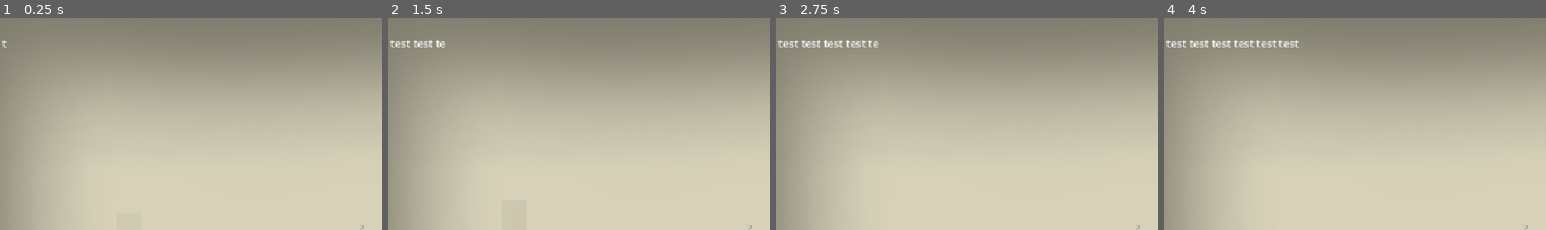
Above: before the commit, frames 1-4 (left to right).
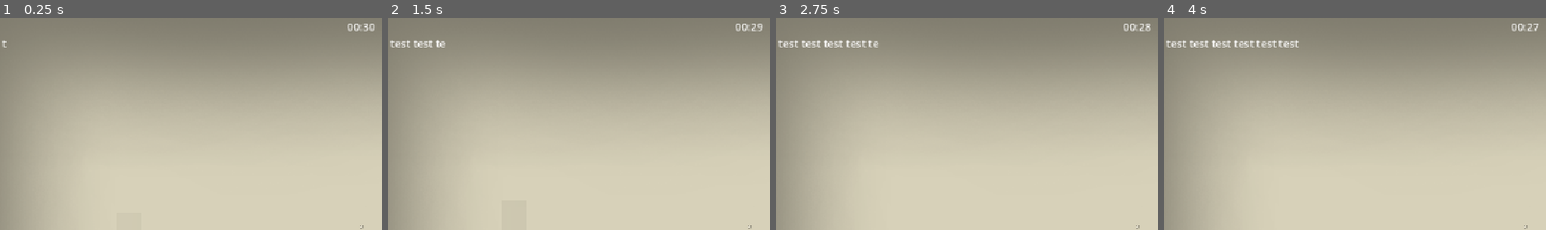
Above: after the commit, the same moments.

Repository: he21123/gj-esa
Game: Godot game, scene res://Szenen/node_3d.tscn
Two runs of this game, one before a commit and one after it. Both use one fixed random seed, a clock stepped at 60 frames per second and the inputs below.
Inputs (mouse positions are % of the whole screen's width and height, from its top left):
- Up to frame 1 (0.25 s): no input
- Up to frame 2 (1.5 s): tap Enter at 0.5 s; move the mouse to (55, 49) at 0.52 s; hold C (crouching) 0.53-1.28 s; hold W (move_forward) from 0.53 s (still down); tap Space at 1.25 s; move the mouse to (45, 50) at 1.27 s; tap C (crouching) at 1.35 s
- Up to frame 3 (2.75 s): keep holding W (move_forward); move the mouse to (52, 48) at 2.02 s; hold C (crouching) from 2.03 s (still down); tap E (pickup) at 2.1 s
- Up to frame 4 (4 s): keep holding W (move_forward); move the mouse to (49, 51) at 2.77 s; release C (crouching) at 2.78 s; tap Shift (running) at 2.85 s; tap C (crouching) at 3.05, 3.8 s; tap Enter at 3.5 s; move the mouse to (57, 51) at 3.52 s; hold Right mouse button (throw) from 3.53 s (still down)
The pictures show only the part of the screen within x 3-53%, y 0-50%; the shares and areas given below are measured in that part.

The runs differ from the first frame. In frame 1, 0.2% of the frame differs, in the area x 91-98%, y 2-7%; in frame 2, 0.1%; in frame 3, 0.1%; in frame 4, 0.1%.

Commit message:
chase und timer

Diff:
--- /dev/null
+++ b/Scripts/ChaseTimer.gd
@@ -0,0 +1,13 @@
+extends Label
+
+@export var enemy: CharacterBody3D
+
+func _ready() -> void:
+	set_text("")
+
+func _process(_delta: float) -> void:
+	if enemy.State == enemy.state.WAITING:
+		var seconds: int = ceili(enemy.Wait_time.time_left)
+		set_text("%02d:%02d" % [int(seconds / 60.0), seconds % 60])
+	else:
+		set_text("")
--- a/Scripts/playerCam.gd
+++ b/Scripts/playerCam.gd
@@ -5,6 +5,7 @@
 @export var crouch_speed = 10.0
 @export var collision_shape: CollisionShape3D
 @export var headroom: float
+@export var turn_speed: float = 2.0
 var capsule: CapsuleShape3D
 var upLimit := -70
 var downLimit := 70
@@ -12,6 +13,9 @@
 var og_y: float
 var og_cam_y: float
 var pitch := 0.00
+var turn_enemy: Node3D
+var tracking: bool = false
+var turned_around: bool = false
 
 # Called when the node enters the scene tree for the first time.
 func _ready() -> void:
@@ -41,8 +45,31 @@
 	collision_shape.position.y = bottom + capsule.height / 2.0
 	position.y = bottom + (og_cam_y - bottom) * capsule.height / stand_height
 
+	if tracking:
+		_turn_to_enemy(delta)
+
+func startle(enemy: Node3D) -> void:
+	turn_enemy = enemy
+	tracking = true
+	turned_around = false
+
+func unstartle() -> void:
+	tracking = false
+
+func _turn_to_enemy(delta: float) -> void:
+	var dir: Vector3 = (turn_enemy.global_position - global_position).normalized()
+	var target_yaw = atan2(-dir.x, -dir.z)
+	var yaw_left = wrapf(target_yaw - rotation.y, -PI, PI)
+	rotate_y(clampf(yaw_left, -turn_speed * delta, turn_speed * delta))
+	var target_pitch = clampf(asin(clampf(dir.y, -1.0, 1.0)), deg_to_rad(upLimit), deg_to_rad(downLimit))
+	pitch += clampf(target_pitch - pitch, -turn_speed * delta, turn_speed * delta)
+	rotation.x = pitch
+	if not turned_around and absf(yaw_left) <= turn_speed * delta and absf(target_pitch - pitch) <= turn_speed * delta:
+		turned_around = true
+		get_tree().call_group("Enemies", "_startle_done")
+
 func _unhandled_input(event: InputEvent) -> void:
-	if event is InputEventMouseMotion:
+	if event is InputEventMouseMotion and not tracking:
 		rotate_y(-event.relative.x * sens)
 		pitch -= event.relative.y * sens
 		pitch = clamp(pitch, deg_to_rad(upLimit), deg_to_rad(downLimit))
--- a/Scripts/player_Movement_2_Now_is_personal.gd
+++ b/Scripts/player_Movement_2_Now_is_personal.gd
@@ -15,6 +15,15 @@
 var speed = SPEED
 
 var Current_State: STATE = STATE.IDLE
+var frozen: bool = false
+
+func _enemy_start_chase(enemy: Node3D) -> void:
+	frozen = true
+	camera.startle(enemy)
+
+func _enemy_chase_over() -> void:
+	frozen = false
+	camera.unstartle()
 
 func check_state():
 	#Die state ändern
@@ -25,7 +34,9 @@
 		or Input.is_action_pressed("move_forward")
 	)
 
-	if Input.is_action_pressed("crouching"):
+	if frozen:
+		Current_State = STATE.IDLE
+	elif Input.is_action_pressed("crouching"):
 		Current_State = STATE.CROUCHED
 	elif moving and Input.is_action_pressed("running"):
 		Current_State = STATE.RUNNING
--- a/Szenen/enemie.gd
+++ b/Szenen/enemie.gd
@@ -6,7 +6,7 @@
 var speed= 7.0
 
 
-enum state { WAITING, ENTERING, IN, LEAVING}
+enum state { WAITING, ENTERING, IN, LEAVING, LOST}
 
 @export var Speed: float = 4.0
 @export var TimeOut: float = 30.0
@@ -14,15 +14,19 @@
 
 @export var Position_Out: Vector3 = Vector3(20, 0, 0)
 @export var Position_In: Vector3 = Vector3(0, 0, 0)
+@export var Position_Lost: Vector3 = Vector3(0, 0, 0)
 
 @onready var Wait_time: Timer = $Timer
 
 var State: state= state.WAITING
+var hide_point: Marker3D
+var startle_turn: bool = false
 
 
 # Called every frame. 'delta' is the elapsed time since the previous frame.
 func _ready() -> void:
 	player= get_tree().get_nodes_in_group("Player")[0]
+	hide_point= player.get_node_or_null("Camera3D/HidePoint")
 
 	global_position = Position_Out
 	Wait_time.wait_time = TimeOut
@@ -39,19 +43,30 @@
 			velocity=Vector3.ZERO
 			move_and_slide()
 		state.ENTERING:
-			_go_to(Position_In)
-			if global_position.distance_to(Position_In) <  0.5:
-				State= state.IN
-				Wait_time.wait_time=TimeIn
-				Wait_time.start()
+			if startle_turn:
+				velocity=Vector3.ZERO
+				move_and_slide()
+			else:
+				_go_to(Position_In)
+				if global_position.distance_to(Position_In) <  0.5:
+					State= state.IN
+					Wait_time.wait_time=TimeIn
+					Wait_time.start()
 		state.IN:
 			_follow()
+		state.LOST:
+			if startle_turn:
+				velocity=Vector3.ZERO
+				move_and_slide()
+			else:
+				_go_to(Position_Lost)
 		state.LEAVING:
 			_go_to(Position_Out)
 			if global_position.distance_to(Position_Out) < 0.5:
 				State=state.WAITING
 				Wait_time.wait_time=TimeOut
 				Wait_time.start()
+				get_tree().call_group("Player", "_enemy_chase_over")
 
 
 #func _update_target_location(target_location):
@@ -86,5 +101,19 @@
 func _on_timer_espera_timeout():
 	if State == state.WAITING:
 		State = state.ENTERING
+		startle_turn = true
+		get_tree().call_group("Player", "_enemy_start_chase", self)
+		if _is_player_hidden():
+			State = state.LOST
+			Wait_time.wait_time = TimeIn
+			Wait_time.start()
 	elif State == state.IN:
 		State = state.LEAVING
+
+func _startle_done() -> void:
+	startle_turn = false
+
+func _is_player_hidden() -> bool:
+	if hide_point == null:
+		return false
+	return hide_point.inside
--- a/Szenen/node_3d.tscn
+++ b/Szenen/node_3d.tscn
@@ -9,6 +9,7 @@
 [ext_resource type="PackedScene" uid="uid://mwh8lapgd8do" path="res://Szenen/hide_area.tscn" id="7_lum60"]
 [ext_resource type="Script" uid="uid://b7ww20hb2fajr" path="res://Scripts/Objective.gd" id="8_dpex8"]
 [ext_resource type="PackedScene" uid="uid://bkp60mftm23yc" path="res://Szenen/enemie.tscn" id="9_vgwgj"]
+[ext_resource type="Script" path="res://Scripts/ChaseTimer.gd" id="10_chst"]
 
 [sub_resource type="Environment" id="Environment_ggrg3"]
 background_mode = 1
@@ -89,6 +90,15 @@
 script = ExtResource("8_dpex8")
 steps = 50.0
 
+[node name="ChaseTimer" type="Label" parent="Objective" node_paths=PackedStringArray("enemy")]
+anchors_preset = 10
+anchor_right = 1.0
+offset_top = 10.0
+offset_bottom = 58.0
+horizontal_alignment = 1
+script = ExtResource("10_chst")
+enemy = NodePath("../../Enemie")
+
 [node name="Enemie" parent="." unique_id=240428950 node_paths=PackedStringArray("player") instance=ExtResource("9_vgwgj")]
 transform = Transform3D(1, 0, 0, 0, 1, 0, 0, 0, 1, -9, 1, -10.860424)
 player = NodePath("../Player")
@@ -105,5 +115,3 @@
 collision_layer = 2
 collision_mask = 3
 mesh = SubResource("BoxMesh_pekrf")
-
-[connection signal="body_entered" from="hideArea" to="Enemie" method="_on_hide_area_body_entered"]
Not shown, added: Scripts/ChaseTimer.gd.uid
